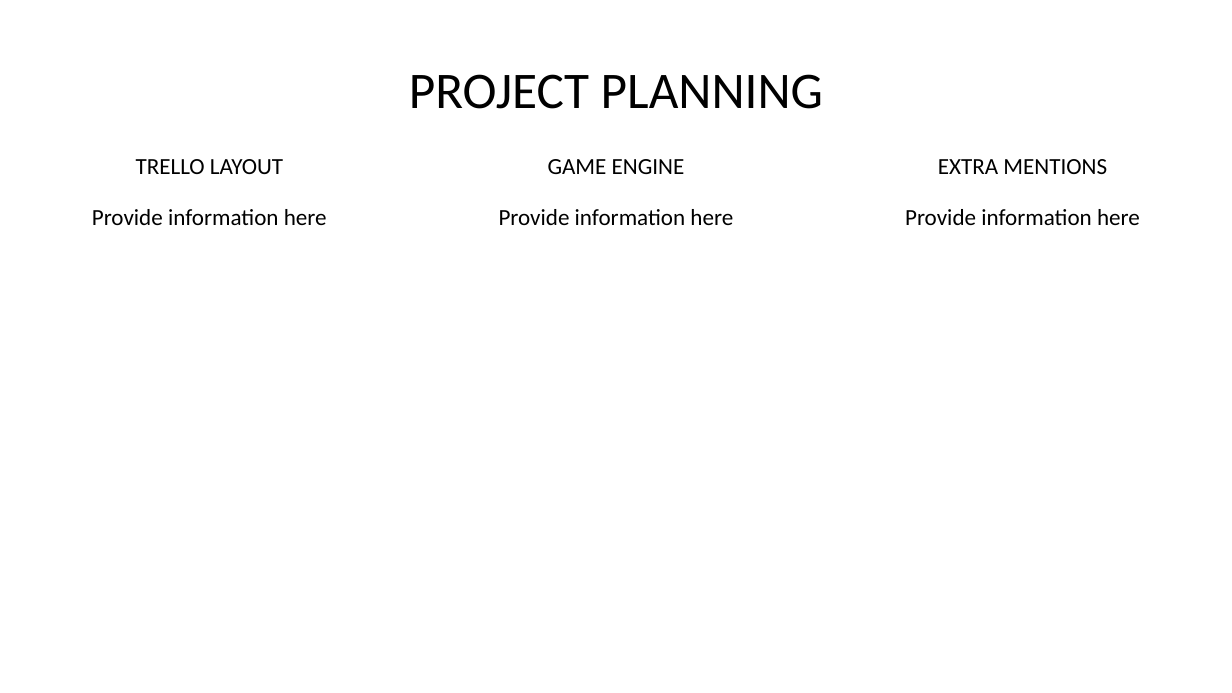
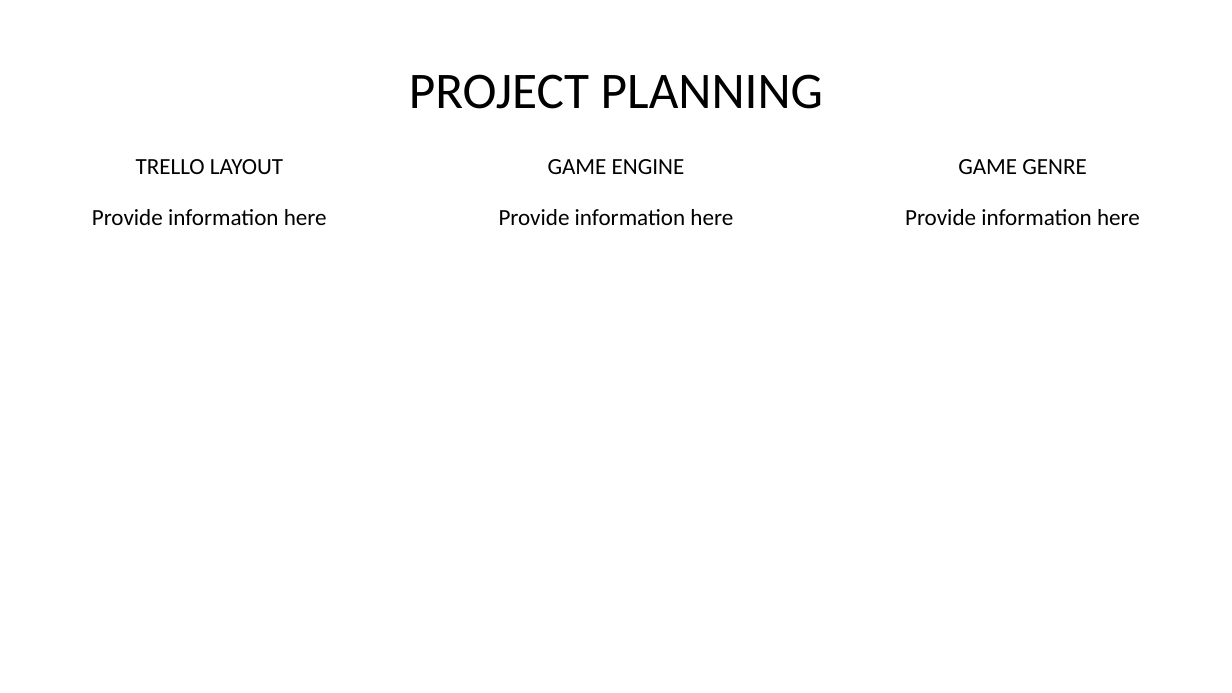
Before and after one commit to jorrtayl/Group-Project, a slide deck: slide 4 of Group Project.pptx. Drawn at 1232x693 pixels with LibreOffice and Linux fonts; fonts in the diff are those of the drawing. Boxes give left, top, right and bottom in pixels: in the first picture for what was removed or moved away, otherwise in the second. Text is boxed around its words. In the diff, an @@ line names an element or a change of style, - is before the commit and + after.

```diff
--- a/Group Project.pptx
+++ b/Group Project.pptx
@@ text at (x1=958, y1=159, x2=1087, y2=174): text changed @@
-EXTRA MENTIONS
+GAME GENRE
```
Also in this commit, not shown: 3 slides added, 28 other files.
